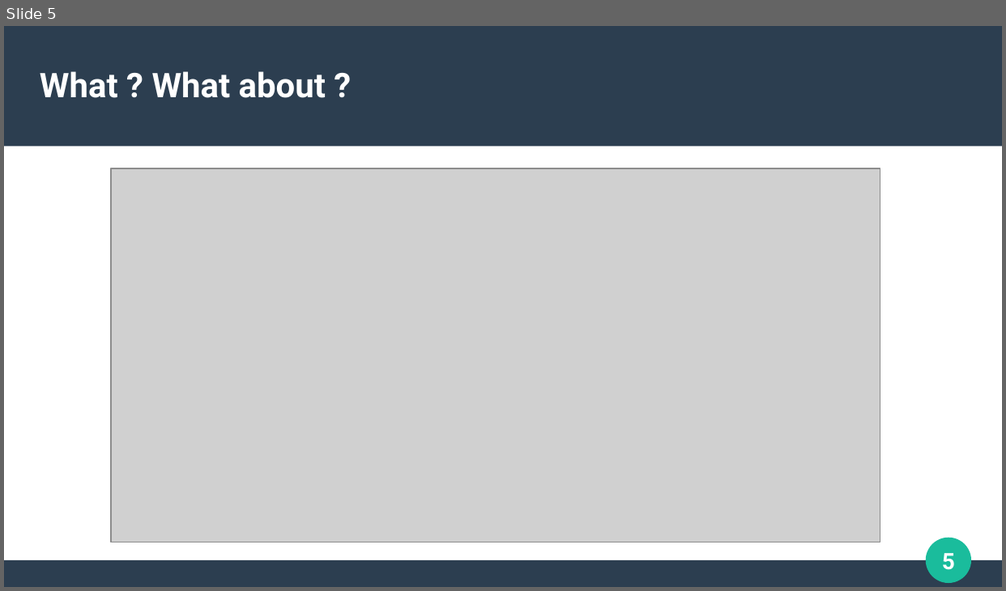
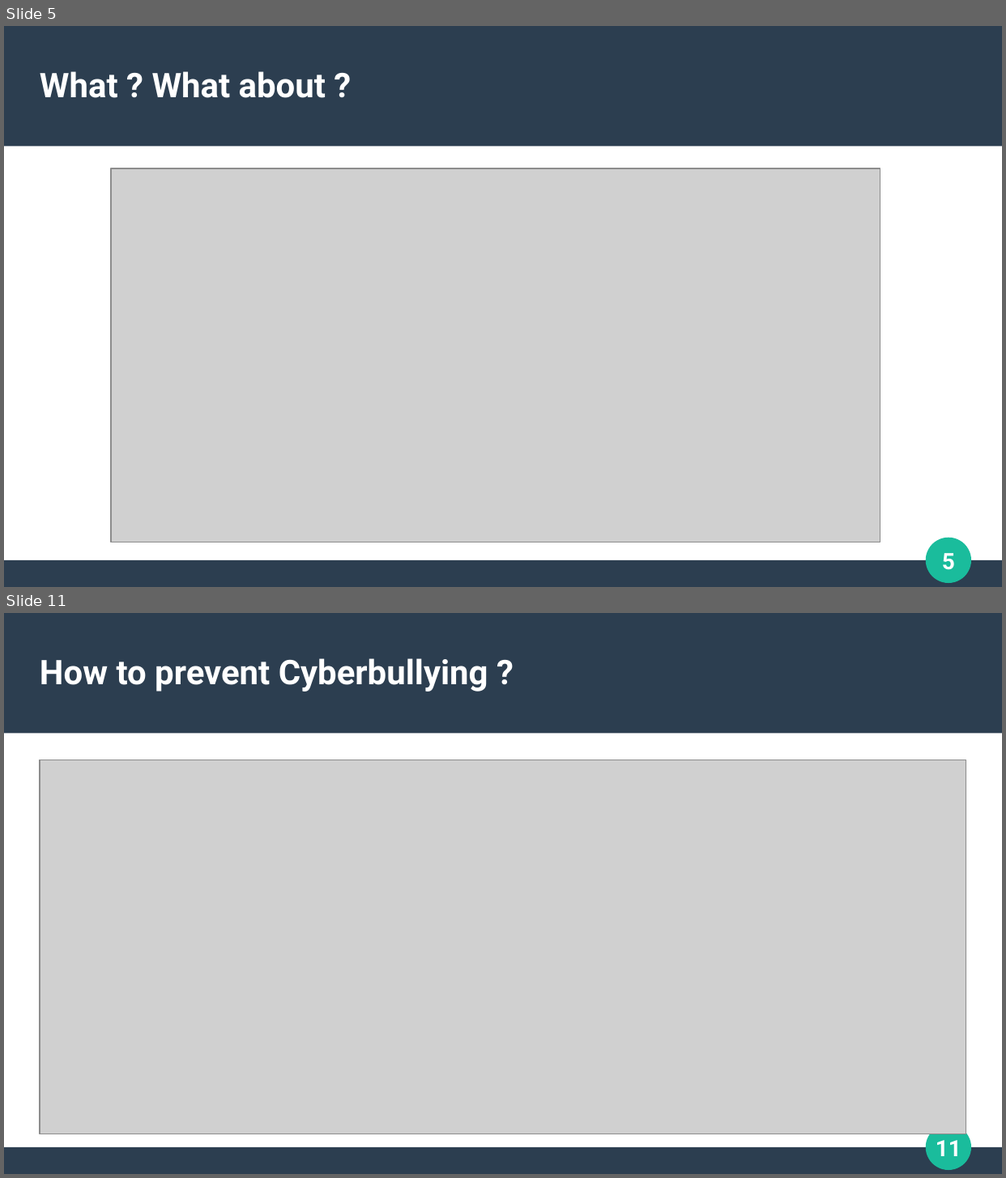
Before and after one commit to WilliamMagalhaesMonteiro/oralAnglaisM1, a slide deck: Présentation Anglais M1.odp. Shown one above the other, each under a label of ours: slide 5 before the commit, slides 5 and 11 after it; the slides between them are not shown. The pictures are 1006x591 and 1006x1178 pixels, drawn with LibreOffice and Linux fonts; fonts in the diff are those of the drawing; grey boxes stand for pictures. Boxes give left, top, right and bottom in pixels: in the first picture for what was removed or moved away, otherwise in the second. Text is boxed around its words. In the diff, an @@ line names an element or a change of style, - is before the commit and + after.

```diff
--- a/Présentation Anglais M1.odp
+++ b/Présentation Anglais M1.odp
@@ slide 11 added at (4, 613, 1002, 1174), background #FFFFFF; not listed: 4 template elements that a slide beside it also shows @@
@@ title added at (40, 658, 488, 692), 27 pt, text #FFFFFF, bold @@
+How to prevent Cyberbullying ?
@@ picture added at (40, 760, 966, 1134) @@
```
Also in this commit, not shown: 8 other slides added, 1 slide removed, 3 other files.
